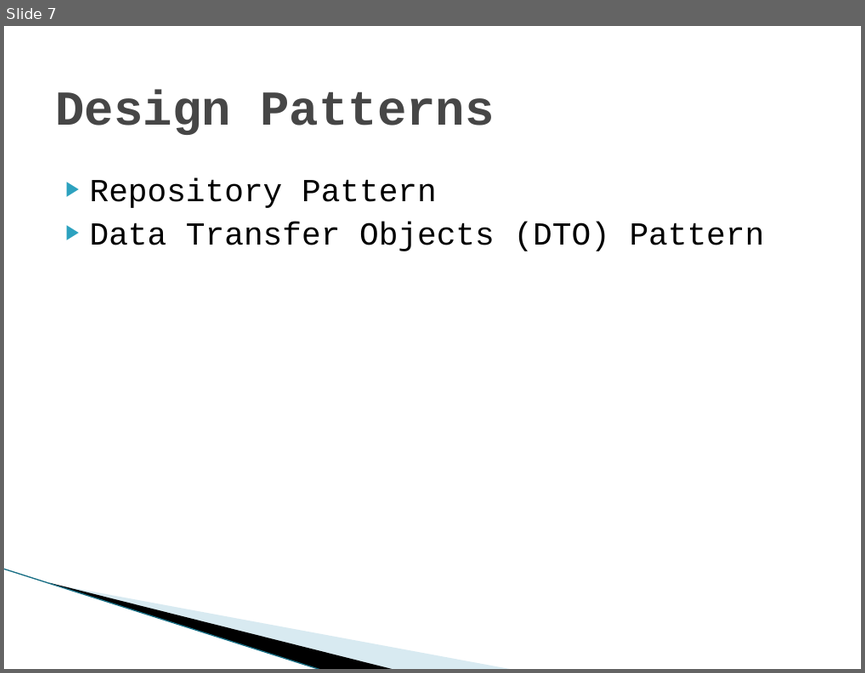
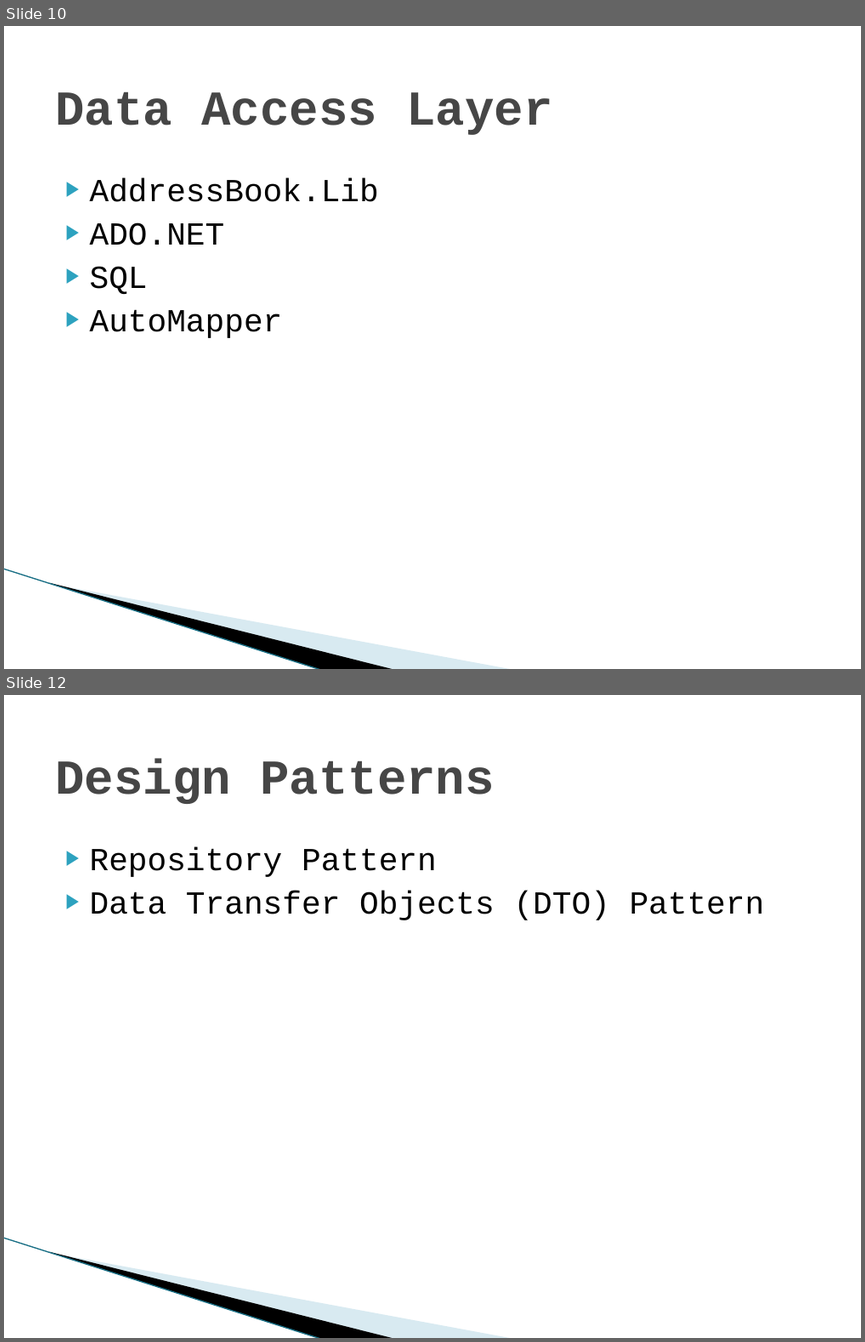
Before and after one commit to jeffflater/AddressBookDemo, a slide deck: Main/Docs/AddressBookDemo.pptx. Shown one above the other, each under a label of ours: slide 7 before the commit, slides 10 and 12 after it; the slides between them are not shown. The pictures are 865x673 and 865x1342 pixels, drawn with LibreOffice and Linux fonts; fonts in the diff are those of the drawing; background and template pictures are left out. Boxes give left, top, right and bottom in pixels: in the first picture for what was removed or moved away, otherwise in the second. Text is boxed around its words. In the diff, an @@ line names an element or a change of style, - is before the commit and + after.

```diff
--- a/Main/Docs/AddressBookDemo.pptx
+++ b/Main/Docs/AddressBookDemo.pptx
@@ slide 10 added at box(4, 26, 861, 669), background #FFFFFF; not listed: 3 template elements that a slide beside it also shows @@
@@ title added at box(55, 91, 552, 135), 41 pt, text #464646, bold @@
+Data Access Layer
@@ text added at box(90, 178, 379, 338), 27 pt, text #000000 @@
+▶ AddressBook.Lib
+▶ ADO.NET
+▶ SQL
+▶ AutoMapper
@@ what was slide 7 is now slide 12 @@
```
Also in this commit, not shown: 2 slides changed, 4 other slides added, 3 other files.
